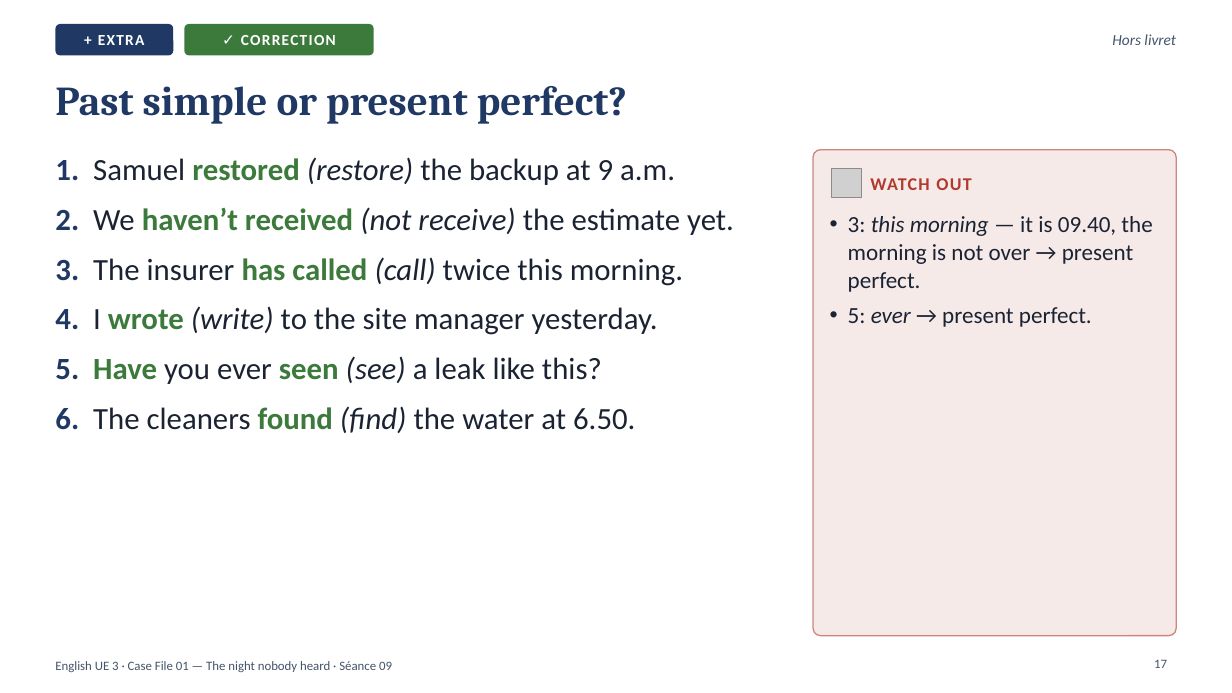
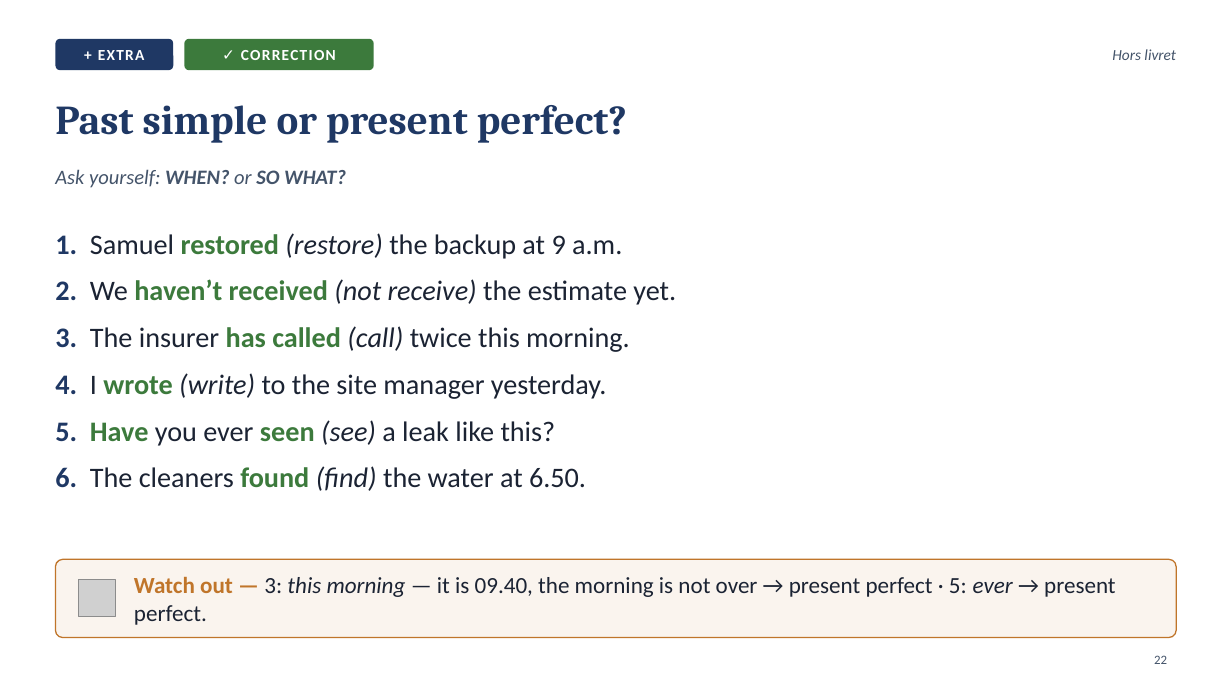
Before and after one commit to ajouniaux/talenleren, a slide deck: slide 22 of powerpoints/Seance_09_Scene4_The_board.pptx (slide 17 before the commit). Drawn at 1232x693 pixels with LibreOffice and Linux fonts; fonts in the diff are those of the drawing; grey boxes stand for pictures. Boxes give left, top, right and bottom in pixels: in the first picture for what was removed or moved away, otherwise in the second. Text is boxed around its words. In the diff, an @@ line names an element or a change of style, - is before the commit and + after.

```diff
--- a/powerpoints/Seance_09_Scene4_The_board.pptx
+++ b/powerpoints/Seance_09_Scene4_The_board.pptx
@@ 2 rounded rectangles, 1 text: place and size @@
-2 rounded rectangles, 1 text at bbox=[55, 24, 1176, 55]
+2 rounded rectangles, 1 text at bbox=[55, 39, 1176, 70]
@@ title "Past simple or present perfect?": place and size @@
-title "Past simple or present perfect?" at bbox=[55, 86, 627, 124]
+title "Past simple or present perfect?" at bbox=[55, 105, 627, 143]
@@ text added at bbox=[55, 169, 346, 188], 16 pt, text #44546A, italic @@
+Ask yourself: WHEN? or SO WHAT?
@@ rounded rectangle removed at bbox=[813, 150, 1177, 636] @@
@@ picture removed at bbox=[832, 168, 861, 198] @@
@@ text removed at bbox=[870, 178, 971, 190] @@
-WATCH OUT
@@ text "1. Samuel restored (restore) the ...": place and size @@
-text "1. Samuel restored (restore) the ..." at bbox=[55, 157, 734, 433]
+text "1. Samuel restored (restore) the ..." at bbox=[55, 233, 676, 491]
@@ text "1. Samuel restored (restore) the ..." at bbox=[55, 233, 676, 491]: size 24 to 22 pt @@
@@ rounded rectangle added at bbox=[55, 559, 1177, 638], fill #C0752A at 8% opacity, outline #C0752A 1 pt @@
@@ text "Watch out — 3: this ..." at bbox=[134, 577, 1116, 625]: vertical alignment top to middle @@
@@ picture added at bbox=[79, 580, 116, 617] @@
@@ text at bbox=[134, 577, 1116, 625]: text changed @@
-• 3: this morning — it is 09.40, the morning is not over → present perfect.
-• 5: ever → present perfect.
+Watch out — 3: this morning — it is 09.40, the morning is not over → present perfect · 5: ever → present perfect.
@@ page number removed at bbox=[1154, 659, 1167, 668] @@
-17
@@ page number added at bbox=[1154, 655, 1167, 664], 10 pt, text #44546A @@
+22
@@ text removed at bbox=[55, 661, 392, 672] @@
-English UE 3 · Case File 01 — The night nobody heard · Séance 09
```
Also in this commit, not shown: 10 other slides changed, 12 slides added, 7 slides removed, 8 other files.
